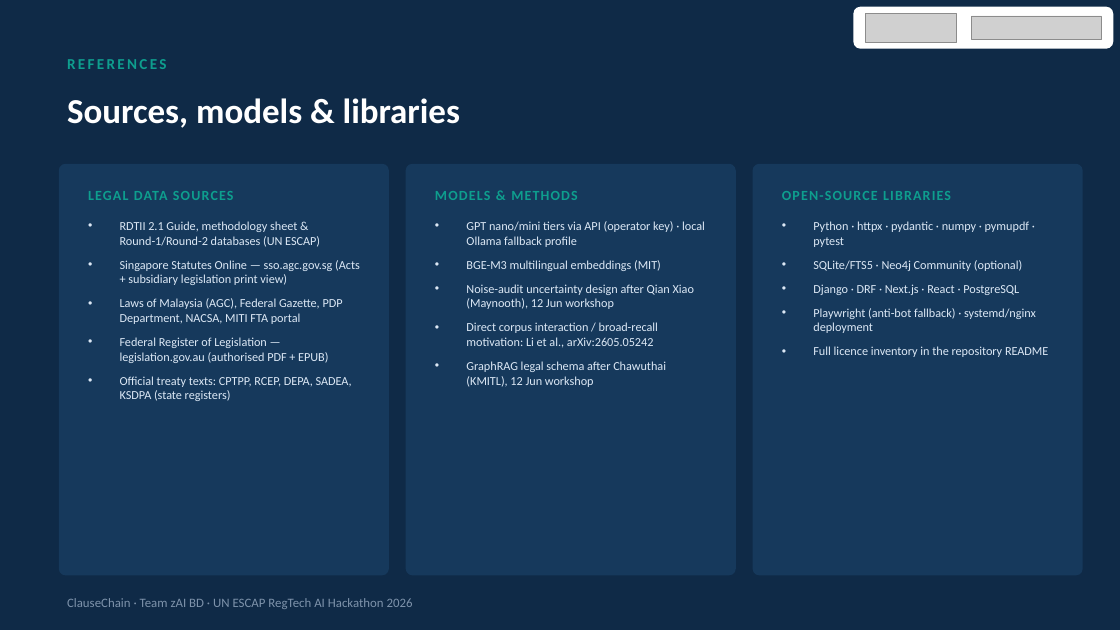
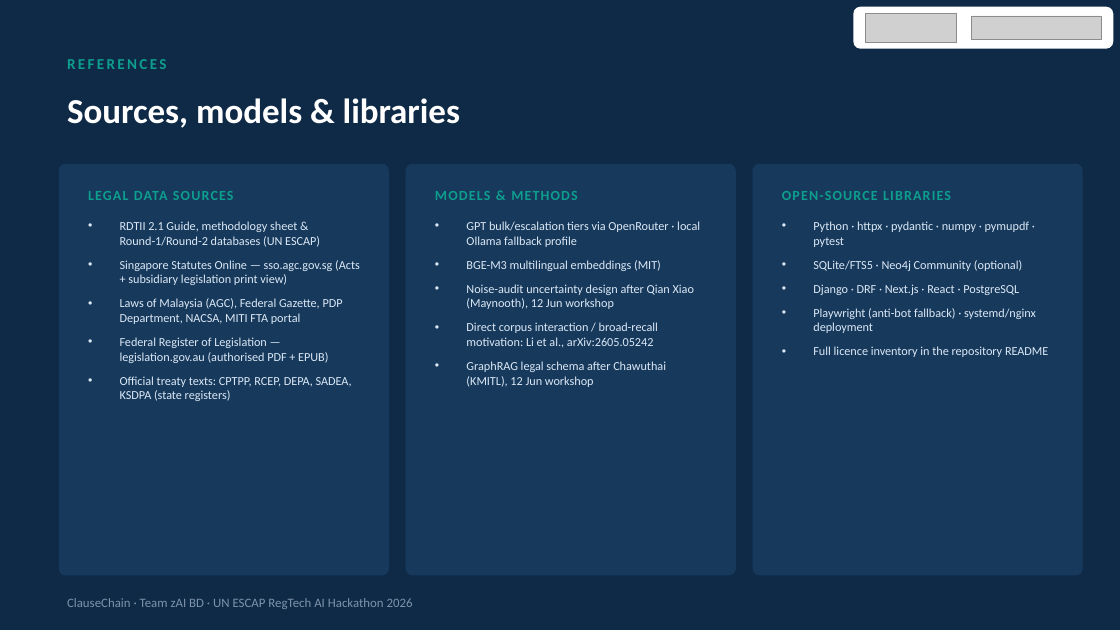
Before and after one commit to nafew0/ClauseChain, a slide deck: slide 29 of docs/ClauseChain Pitch Deck.pptx. Drawn at 1120x630 pixels with LibreOffice and Linux fonts; fonts in the diff are those of the drawing; grey boxes stand for pictures; background and template pictures are left out. Boxes give left, top, right and bottom in pixels: in the first picture for what was removed or moved away, otherwise in the second. Text is boxed around its words. In the diff, an @@ line names an element or a change of style, - is before the commit and + after.

Commit message:
Docs has been updated
Pitch deck and cost log updates on top of the dev_shuvo merge. Private strategy, participant and orientation files stay local (see .gitignore).

```diff
--- a/docs/ClauseChain Pitch Deck.pptx
+++ b/docs/ClauseChain Pitch Deck.pptx
@@ text at (x1=466, y1=221, x2=700, y2=247): text changed @@
-• GPT nano/mini tiers via API (operator key) · local Ollama fallback profile
+• GPT bulk/escalation tiers via OpenRouter · local Ollama fallback profile
```
Also in this commit, not shown: 11 other slides changed, 1 other file.
